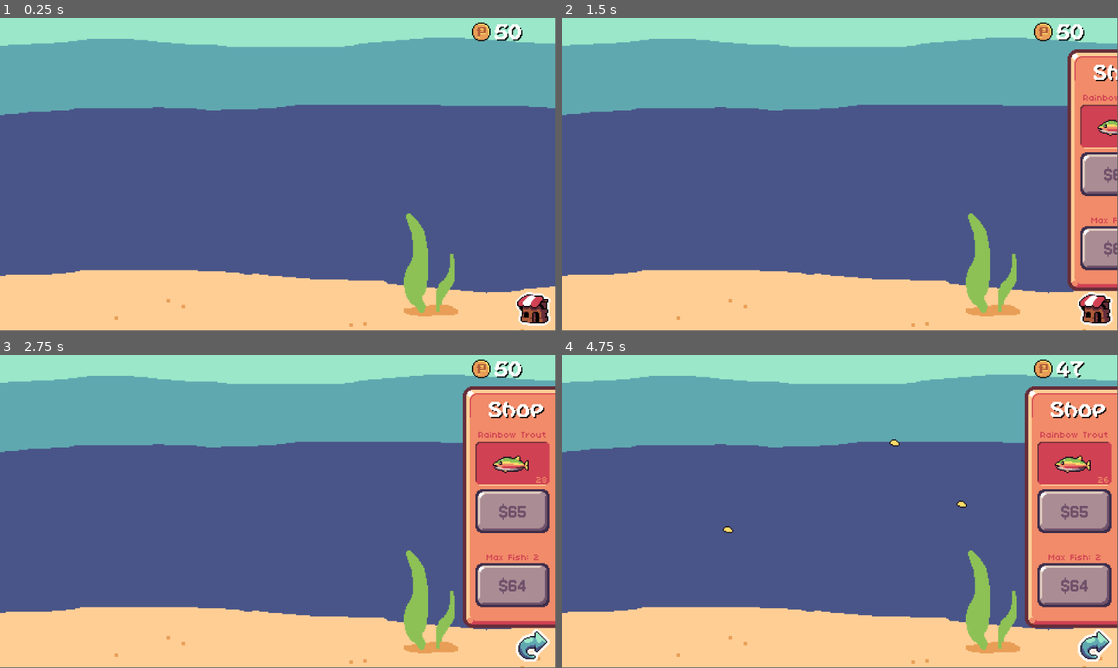
Above: before the commit, frames 1-4 (two rows, left to right).
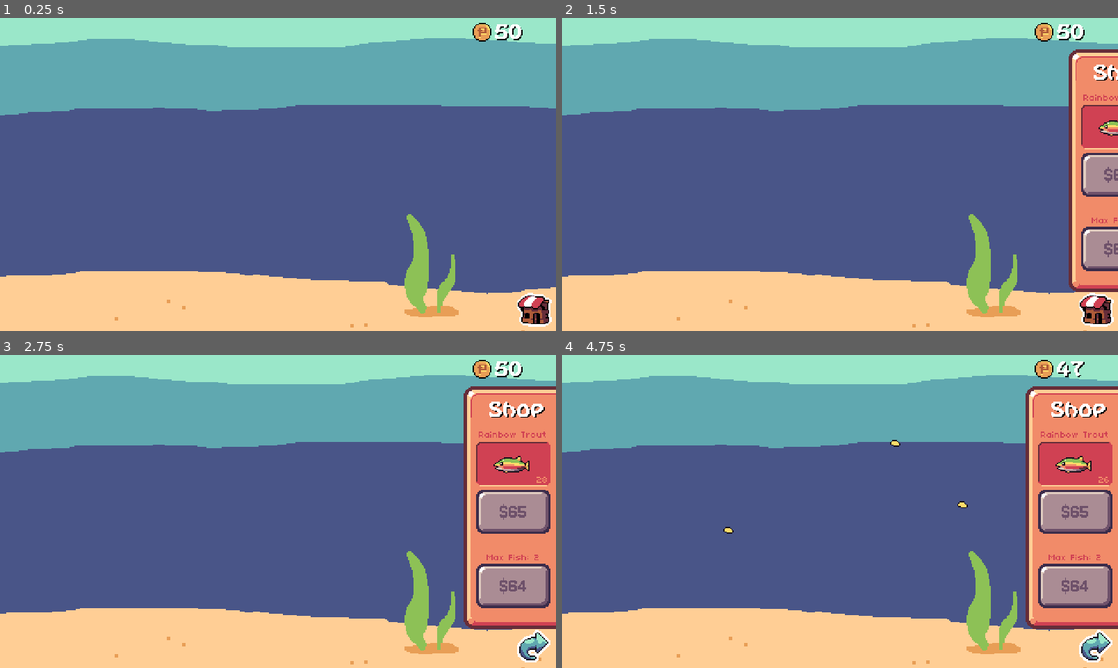
Above: after the commit, the same moments.

Repository: lospec/lospequarium
Game: Godot game, scene res://main.tscn
The game is run twice, just before and just after one commit, with the same random seed, the same clock (stepped at 60 frames per second) and the same inputs.
Inputs (mouse positions are in pixels of both pictures, inside the frame that each line leads up to):
- Up to frame 1 (0.25 s): no input
- Up to frame 2 (1.5 s): click (1095, 309) at 0.5 s; click (1095, 309) at 1.25 s
- Up to frame 3 (2.75 s): click (533, 646) at 2 s
- Up to frame 4 (4.75 s): tap Enter at 2.75 s; move the mouse to (962, 495) at 2.77 s; click (962, 495) at 2.92 s; move the mouse to (728, 527) at 3.52 s; click (728, 527) at 3.67 s; tap Space at 4.25 s; move the mouse to (895, 442) at 4.27 s; click (895, 442) at 4.42 s
In our replay, the window is 799x449 before the commit and 800x450 after it. These sizes can differ from the game's own. Grey fills any space a smaller window leaves; there, only what the larger window draws over its background counts as a difference.

The runs differ from the first frame. In frame 1, 1.5% of the frame differs, in the area x 0-100%, y 0-100%; in frame 2, 2.8%; in frame 3, 3.1%; in frame 4, 3.2%.

Commit message:
Configure integer scaling

Diff:
--- a/project.godot
+++ b/project.godot
@@ -18,10 +18,12 @@
 
 [display]
 
-window/size/viewport_width=960
-window/size/viewport_height=540
-window/size/resizable=false
-window/stretch/scale=2.0
+window/size/viewport_width=480
+window/size/viewport_height=270
+window/size/initial_position_type=3
+window/size/window_width_override=960
+window/size/window_height_override=540
+window/stretch/mode="viewport"
 window/stretch/scale_mode="integer"
 
 [dotnet]
